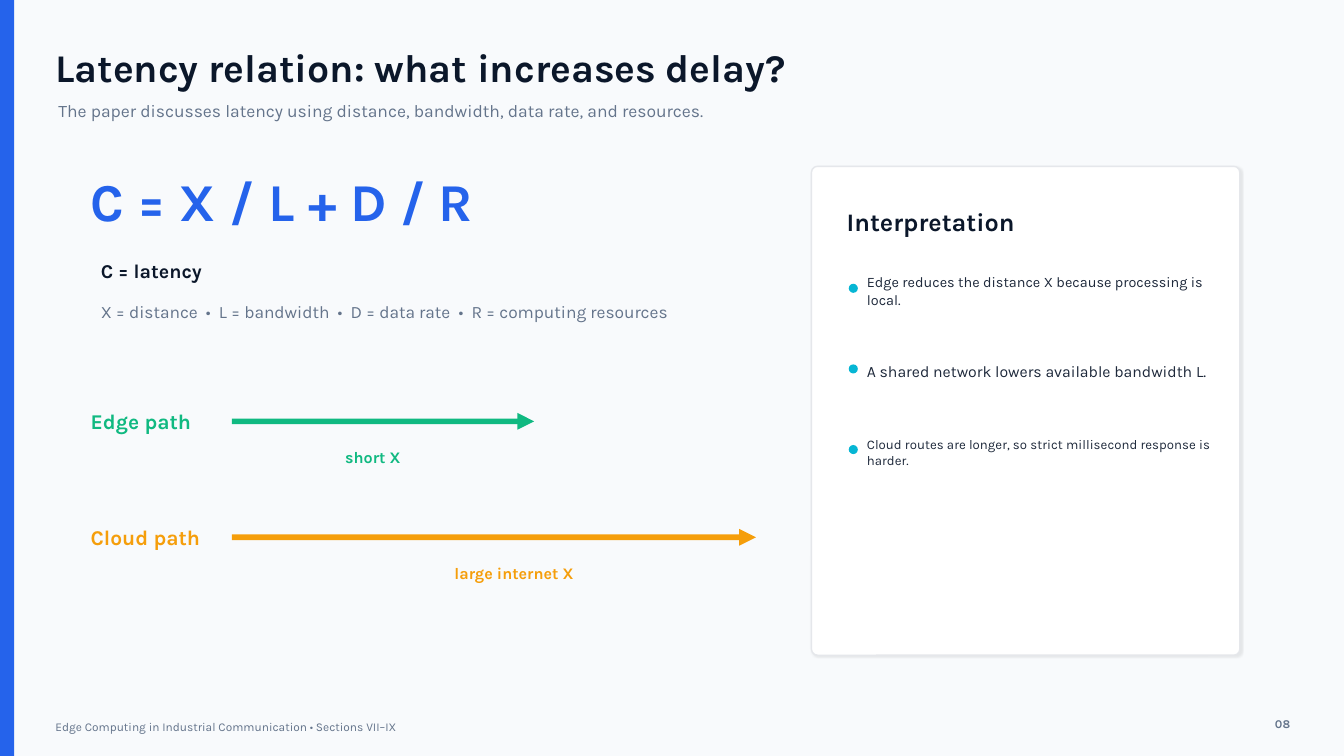
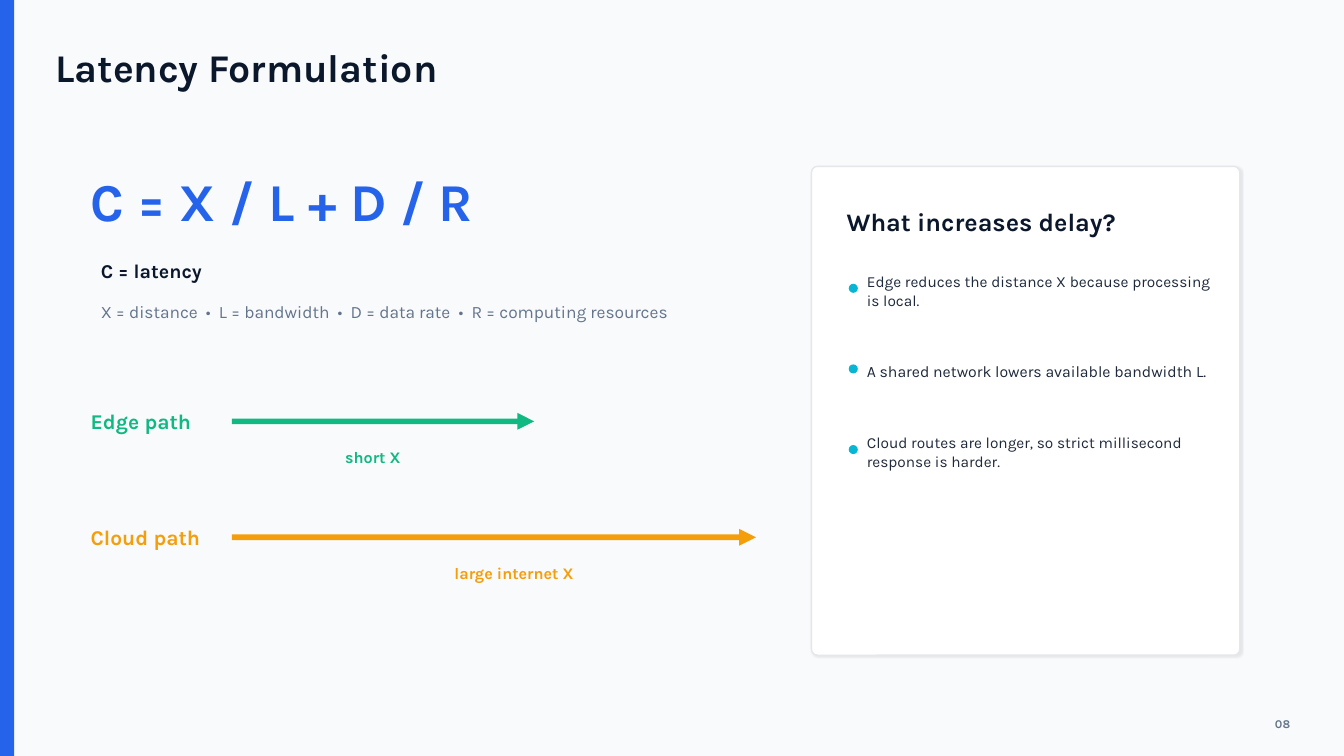
Before and after one commit to sohan2961/SS2026_ICS_Team_A5, a slide deck: slide 5 of Presentation/Edge_vs_Cloud_Latency_Presentation.pptx (slide 8 before the commit). Drawn at 1344x756 pixels with LibreOffice and Linux fonts; fonts in the diff are those of the drawing. Boxes give left, top, right and bottom in pixels: in the first picture for what was removed or moved away, otherwise in the second. Text is boxed around its words. In the diff, an @@ line names an element or a change of style, - is before the commit and + after.

```diff
--- a/Presentation/Edge_vs_Cloud_Latency_Presentation.pptx
+++ b/Presentation/Edge_vs_Cloud_Latency_Presentation.pptx
@@ text at (55, 54, 438, 92): text changed @@
-Latency relation: what increases delay?
+Latency Formulation
@@ text removed at (58, 105, 703, 121) @@
-The paper discusses latency using distance, bandwidth, data rate, and resources.
@@ text at (847, 213, 1116, 238): text changed @@
-Interpretation
+What increases delay?
@@ text "Edge reduces the distance X ..." at (867, 276, 1210, 306): size 10.4 to 11 pt @@
@@ text "Cloud routes are longer, so ..." at (867, 437, 1182, 471): size 9.5 to 11 pt @@
@@ text removed at (55, 723, 396, 734) @@
-Edge Computing in Industrial Communication • Sections VII–IX
```
Also in this commit, not shown: 3 other slides changed, 4 slides removed.
